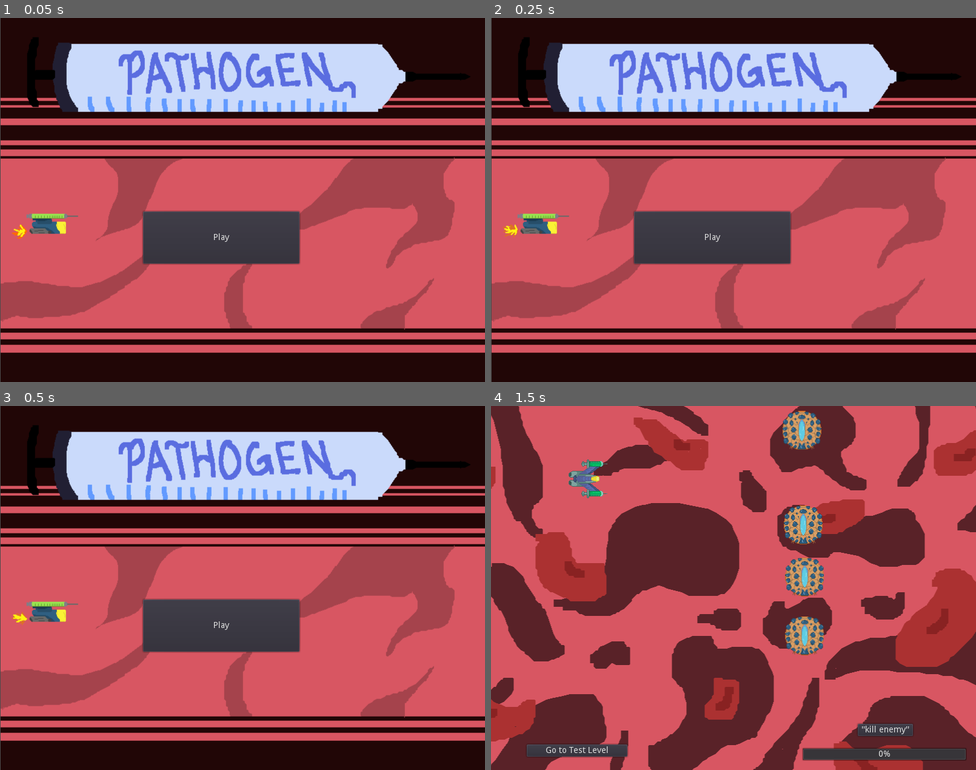
Above: before the commit, frames 1-4 (two rows, left to right).
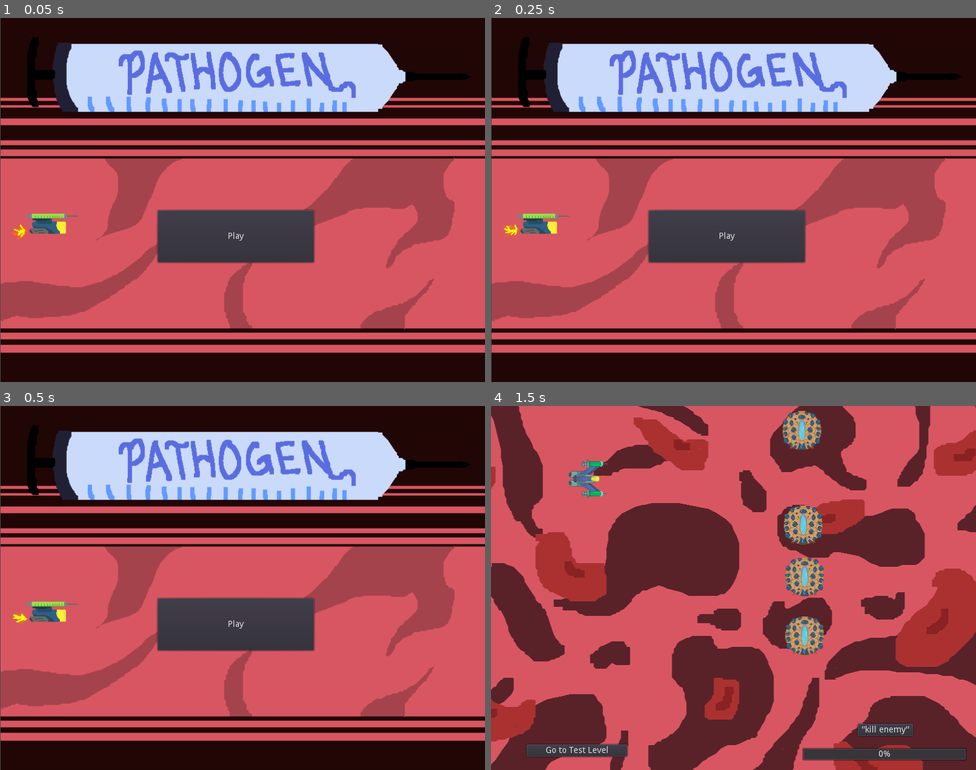
Above: after the commit, the same moments.

Repository: Yerdun/Pathogen
Game: Godot game, scene res://Assets/Scenes/Test Scenes/Title.tscn
The game is run twice, just before and just after one commit, with the same random seed, the same clock (stepped at 60 frames per second) and the same inputs. This scene is started directly instead of the project's main scene.
Inputs:
- Up to frame 1 (0.05 s): no input
- Up to frame 2 (0.25 s): no input
- Up to frame 3 (0.5 s): no input
- Up to frame 4 (1.5 s): click "Play" at 0.5 s; click "Go to copy test" at 1.25 s

The runs differ from the first frame. In frame 1, 1.4% of the frame differs, in the area x 29-65%, y 52-68%; in frame 2, 1.4%; in frame 3, 1.4%; in frame 4, nothing differs.

Commit message:
Update Title.tscn

Diff:
--- a/Assets/Scenes/Test Scenes/Title.tscn
+++ b/Assets/Scenes/Test Scenes/Title.tscn
@@ -21,10 +21,10 @@
 playing = true
 
 [node name="Button" type="Button" parent="."]
-margin_left = 235.832
-margin_top = 318.674
-margin_right = 493.832
-margin_bottom = 404.674
+margin_left = 259.643
+margin_top = 317.086
+margin_right = 517.643
+margin_bottom = 403.086
 text = "Play"
 script = ExtResource( 4 )
 __meta__ = {
